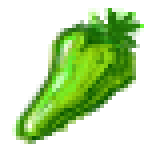
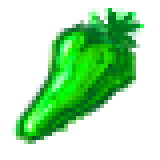
Layered file, before and after one edit (160x160). Changes by layer:
pixels changed over [12, 8, 144, 144] (layer not identified)
